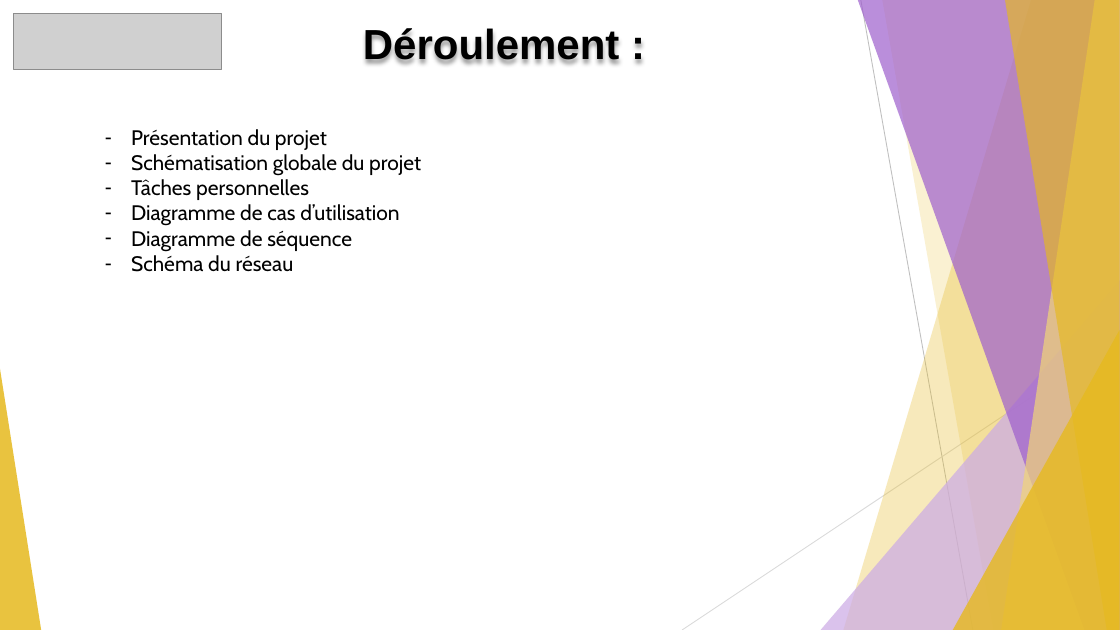
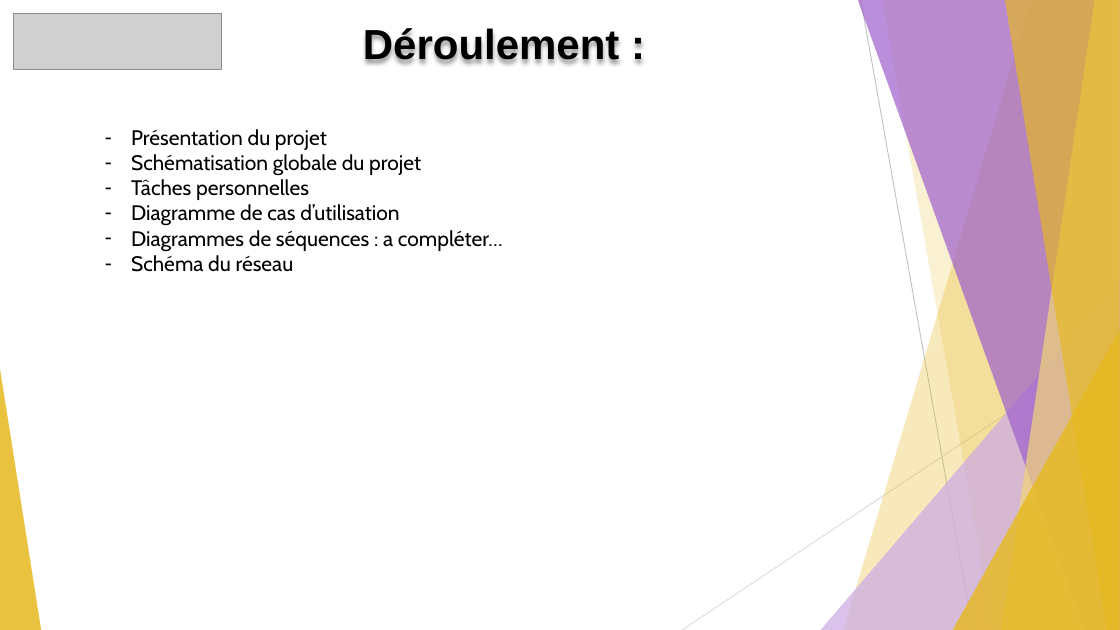
Before and after one commit to GuiguiMvn/Systeme-Escape-Game-Telethon, a slide deck: slide 2 of Nathan/Compte-rendus/REVUE-R2-GUIGAND-SFL6.pptx. Drawn at 1120x630 pixels with LibreOffice and Linux fonts; fonts in the diff are those of the drawing; grey boxes stand for pictures. Boxes give left, top, right and bottom in pixels: in the first picture for what was removed or moved away, otherwise in the second. Text is boxed around its words. In the diff, an @@ line names an element or a change of style, - is before the commit and + after.

```diff
--- a/Nathan/Compte-rendus/REVUE-R2-GUIGAND-SFL6.pptx
+++ b/Nathan/Compte-rendus/REVUE-R2-GUIGAND-SFL6.pptx
@@ text at (x1=131, y1=230, x2=503, y2=252): text changed @@
-– Diagramme de séquence
+– Diagrammes de séquences : a compléter…
```
Also in this commit, not shown: 4 other slides changed, 1 other file.
